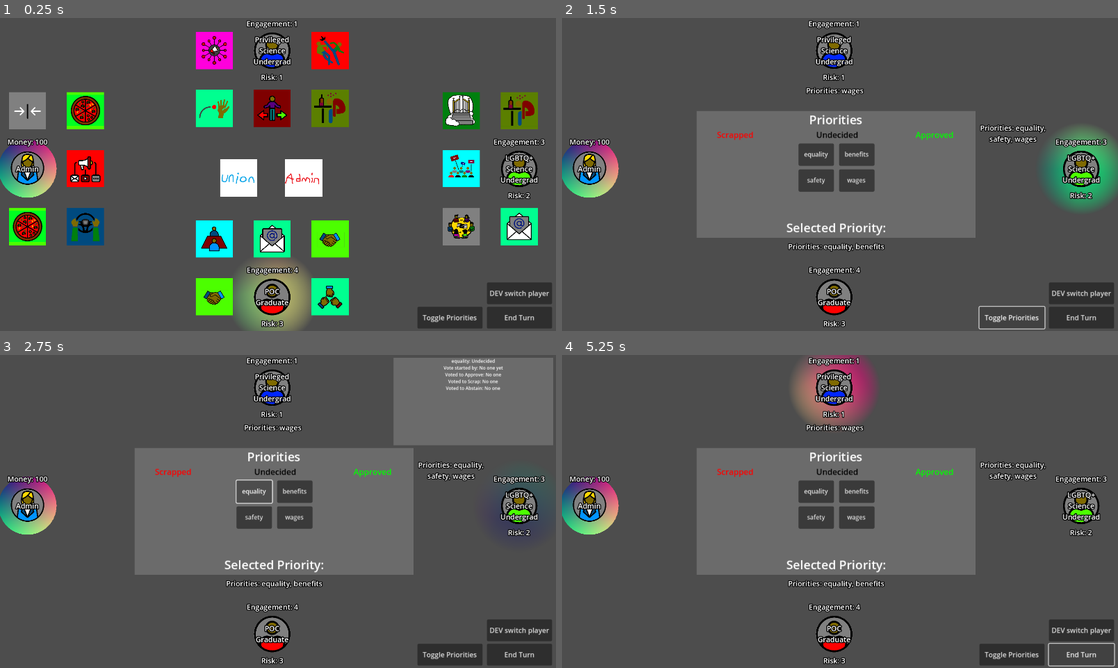
Above: before the commit, frames 1-4 (two rows, left to right).
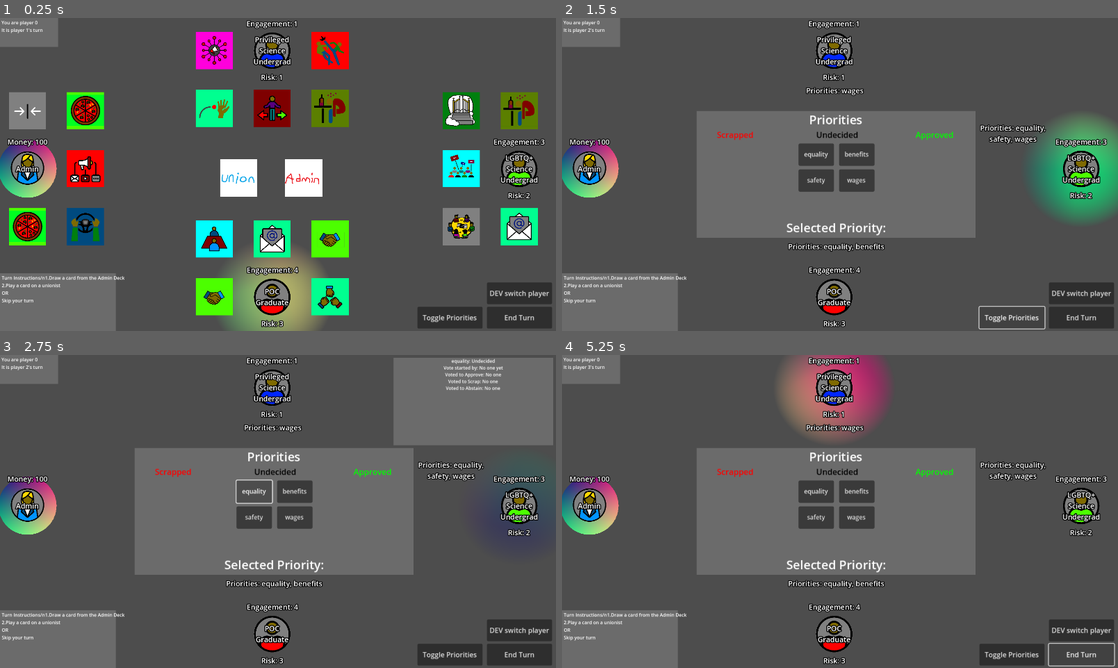
Above: after the commit, the same moments.

Repository: AX-I/Union-Battle
Game: Godot game, scene res://Scenes/strike_scene.tscn
Same seed, same stepped clock (60 frames per second), same inputs: the game is played once before the commit and once after it. This scene is started directly instead of the project's main scene. The engine's default icon, where the game draws it, is replaced by a stand-in: a white triangle on a blue panel in a dark square.
Inputs:
- Up to frame 1 (0.25 s): no input
- Up to frame 2 (1.5 s): click "End Turn" at 0.5 s; click "Toggle Priorities" at 1.25 s
- Up to frame 3 (2.75 s): click "equality" at 2 s
- Up to frame 4 (5.25 s): click "benefits" at 2.75 s; click "safety" at 3.5 s; click "wages" at 4.25 s; click "End Turn" at 5 s

The runs differ from the first frame. In frame 1, 6.1% of the frame differs, in the area x 0-58%, y 0-100%; in frame 2, 7.4%; in frame 3, 4.8%; in frame 4, 7.5%, in the area x 0-59%, y 0-100%.

Commit message:
add text for turn instructions and show current playere's turn

Diff:
--- a/union-battle/Scenes/strike_scene.tscn
+++ b/union-battle/Scenes/strike_scene.tscn
@@ -130,9 +130,45 @@
 offset_right = 40.0
 grow_vertical = 0
 
+[node name="InstructionsBox" type="ColorRect" parent="CanvasLayer/BotLeft"]
+custom_minimum_size = Vector2(400, 200)
+layout_mode = 2
+color = Color(0.41960785, 0.41960785, 0.41960785, 1)
+
+[node name="InstructionsLabel" type="Label" parent="CanvasLayer/BotLeft/InstructionsBox"]
+layout_mode = 1
+anchors_preset = -1
+anchor_top = -4.8250003
+anchor_bottom = -4.8250003
+offset_left = 6.0
+offset_top = 970.00006
+offset_right = 387.0
+offset_bottom = 1157.0
+text = "Turn Instructions:
+1. Draw a card from the Union Deck
+2. Play a card (on yourself or another Unionist)
+OR
+Declare a priority to vote on
+OR
+Skip your turn"
+
 [node name="TopLeft" type="HBoxContainer" parent="CanvasLayer"]
 offset_right = 40.0
 offset_bottom = 40.0
+
+[node name="TurnBox" type="ColorRect" parent="CanvasLayer/TopLeft"]
+custom_minimum_size = Vector2(200, 100)
+layout_mode = 2
+color = Color(0.41960785, 0.41960785, 0.41960785, 1)
+
+[node name="TurnLabel" type="Label" parent="CanvasLayer/TopLeft/TurnBox"]
+layout_mode = 0
+offset_left = 5.0
+offset_top = 4.0
+offset_right = 206.0
+offset_bottom = 101.0
+text = "You are player 1
+It is player 1's turn"
 
 [node name="Center" type="HBoxContainer" parent="CanvasLayer"]
 anchors_preset = -1
@@ -157,6 +193,7 @@
 offset_right = 56.99997
 offset_bottom = -216.0
 grow_horizontal = 2
+grow_vertical = 2
 scale = Vector2(1.75, 1.75)
 size_flags_horizontal = 2
 size_flags_vertical = 0
@@ -703,8 +740,8 @@
 
 [node name="TurnIndicator" type="Sprite2D" parent="."]
 material = SubResource("ShaderMaterial_erwlu")
-position = Vector2(299.75, -150.75)
-scale = Vector2(2.5, 2.5)
+position = Vector2(351.375, -194.37502)
+scale = Vector2(3.3066404, 3.1816406)
 texture = ExtResource("1_x2neb")
 
 [node name="ConnectionIn" type="HTTPRequest" parent="."]
--- a/union-battle/Scripts/strike_scene_scripts/strike_scene.gd
+++ b/union-battle/Scripts/strike_scene_scripts/strike_scene.gd
@@ -6,6 +6,8 @@
 @onready var global_priorities: Control = $CanvasLayer/Center/Control/GlobalPriorities
 @onready var union_deck_btn: TextureButton = $CanvasLayer/Center/Control/UnionDeck
 @onready var admin_deck_btn: TextureButton = $CanvasLayer/Center/Control/AdminDeck
+@onready var instructions_text: Label = $CanvasLayer/BotLeft/InstructionsBox/InstructionsLabel
+@onready var turn_text: Label = $CanvasLayer/TopLeft/TurnBox/TurnLabel
 
 const PRIO_BTN_SCENE = preload("res://Scenes/global_priority.tscn")
 
@@ -104,6 +106,8 @@
 	var unionist_deck_dict = get_json_from_file(Globals.UNIONIST_CARD_JSON)
 	var admin_deck_dict	   = get_json_from_file(Globals.ADMIN_CARD_JSON)
 
+	turn_text.text = "You are player " + str(Globals.MY_ID + 1) + "\nIt is player " + str(Globals.curr_turn + 1) + "'s turn"
+
 	# DELETE THIS OUTER LOOP ONCE WE GET MORE CARDS
 	for i in range(10):
 
@@ -199,6 +203,9 @@
 	indicator.global_position = Globals.PLAYER_COORDS[Globals.MY_ID]
 	indicator.z_index = -10
 
+	if (!Globals.PLAYERS[Globals.MY_ID].is_player_union()):
+		instructions_text.text = "Turn Instructions/n1.Draw a card from the Admin Deck\n2.Play a card on a unionist\nOR\nSkip your turn"
+
 	indicator = get_node('TurnIndicator')
 	indicator.global_position = Globals.PLAYER_COORDS[Globals.curr_turn]
 	indicator.z_index = -20
@@ -433,6 +440,8 @@
 
 	var indicator = get_node('TurnIndicator')
 	indicator.position = Globals.PLAYER_COORDS[Globals.curr_turn]
+
+	turn_text.text = "You are player " + str(Globals.MY_ID + 1) + "\nIt is player " + str(Globals.curr_turn + 1) + "'s turn"
 
 	if null != Globals.active_vote_btn:
 		start_voting_turn()
